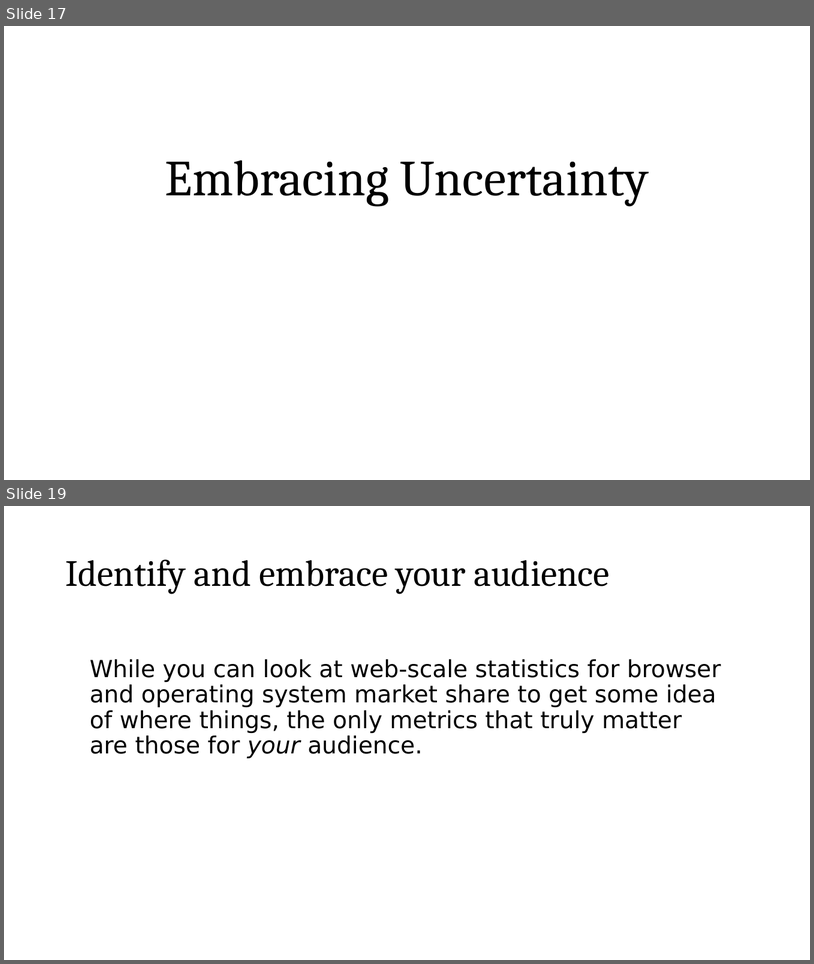
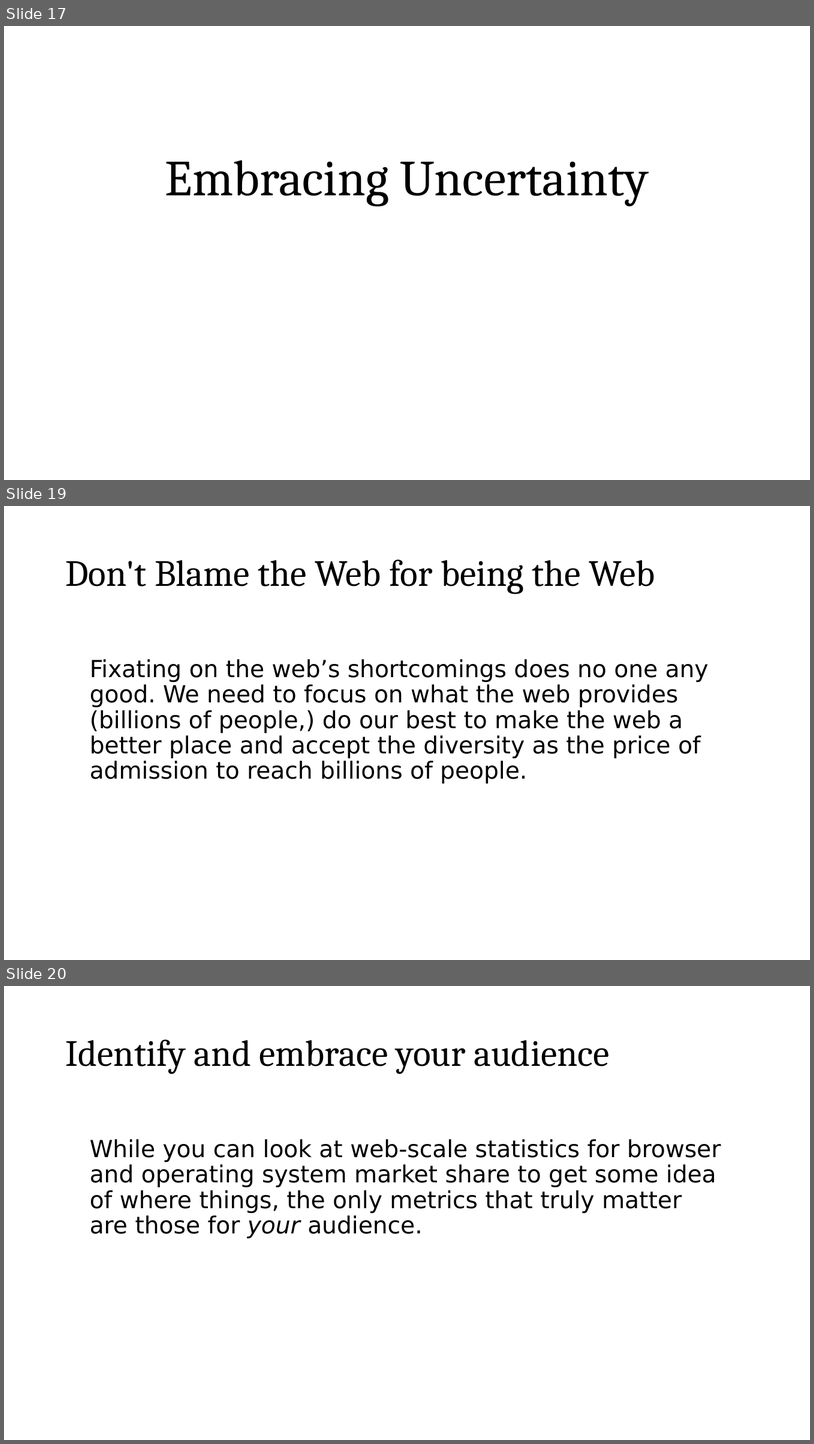
Before and after one commit to roblarsen/rob-larsen-presentations, a slide deck: wild-world-web.pptx. Shown one above the other, each under a label of ours: slides 17 and 19 before the commit, slides 17, 19 and 20 after it; the slides between them are not shown. The pictures are 814x964 and 814x1444 pixels, drawn with LibreOffice and Linux fonts; fonts in the diff are those of the drawing; background and template pictures are left out. Boxes give left, top, right and bottom in pixels: in the first picture for what was removed or moved away, otherwise in the second. Text is boxed around its words. In the diff, an @@ line names an element or a change of style, - is before the commit and + after.

```diff
--- a/wild-world-web.pptx
+++ b/wild-world-web.pptx
@@ slide 19 added at box(4, 506, 810, 960), background picture (left out) @@
@@ title added at box(65, 559, 655, 594), 44 pt, text #000000 @@
+Don't Blame the Web for being the Web
@@ text added at box(90, 659, 709, 783), 28 pt, text #000000 @@
+Fixating on the web’s shortcomings does no one any good. We need to focus on what the web provides (billions of people,) do our best to make the web a better place and accept the diversity as the price of admission to reach billions of people.
@@ what was slide 19 is now slide 20 @@
```
Also in this commit, not shown: 8 slides changed, 5 other slides added, 2 slides removed.
